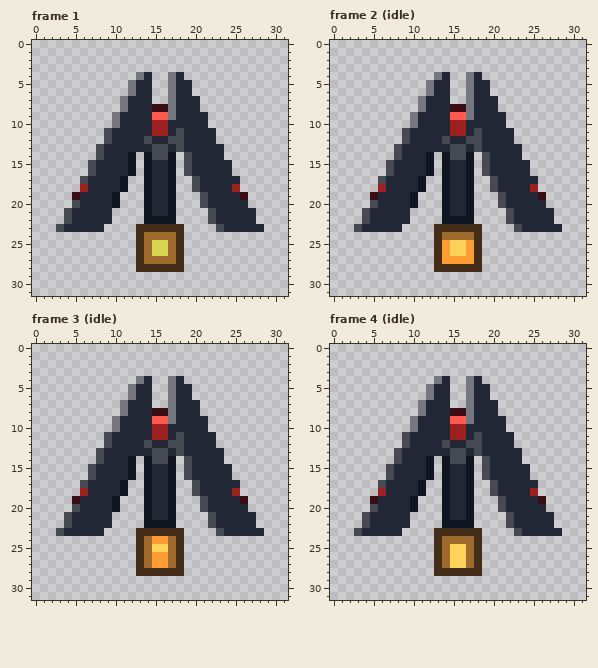
Two versions of one pixel-art file, assets/sources/enemies/tie_sheet.ase. The first picture shows the starting point.
32x32 pixels, 13 frames. Shown: frame 1, frame 2 (idle), frame 3 (idle), frame 4 (idle). The commit also changed other frames, which this record leaves out.
New version:
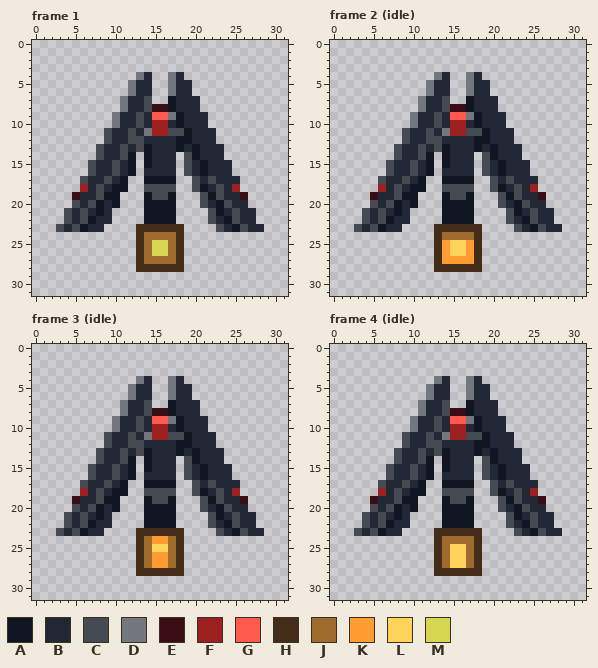
Palette (. is transparent): A #101522  B #222735  C #464a52  D #74777d  E #3a0d14  F #9c2020  G #ff5a4d  H #442d18  J #9e6b2d  K #ff9d32  L #ffd35a  M #d6d653
Changes in this commit:
layer "Armored Depth" added
Frame 1, layer "Armored Depth":
Colour B gives way to colour A in rows 9 to 10 at x 18; in rows 11 to 12 at x 19; in row 13 at x 14 and 20; in row 14 at x 20; in rows 15 to 16 at x 21; in row 17 at x 15 to 16.
Colour B gives way to colour A in row 18 at x 10 and 21; in row 19 at x 9 and 22; in rows 20 to 21 at x 8, 15 to 16 and 23; in row 22 at x 7 and 24; in row 23 at x 6 and 25.
Colour C gives way to colour A in rows 12 to 13 at x 18.
Colour D gives way to colour A in rows 7 to 8 at x 17.
Colour A gives way to colour B in rows 14 to 15 at x 17; in row 16 at x 14 and 17.
Colour C gives way to colour B in row 12 at x 14 and 17; in rows 13 to 14 at x 15 to 16.
Colour A gives way to colour C in row 18 at x 14 and 17.
Colour B gives way to colour C in rows 7 to 8 at x 14; in rows 9 to 10 at x 13; in row 11 at x 12 and 17; in row 12 at x 12 to 13; in row 13 at x 11 and 13; in row 14 at x 11.
Colour B gives way to colour C in rows 15 to 16 at x 10; in row 17 at x 9 and 22; in rows 18 to 19 at x 8, 15 to 16 and 23; in row 20 at x 7 and 24; in rows 21 to 22 at x 6 and 25; in row 23 at x 5 and 26.
Colour B gives way to colour D in row 11 at x 14.
Frame 2 (idle), layer "Armored Depth": the same change as frame 1
Frame 3 (idle), layer "Armored Depth": the same change as frame 1
Frame 4 (idle), layer "Armored Depth": the same change as frame 1
